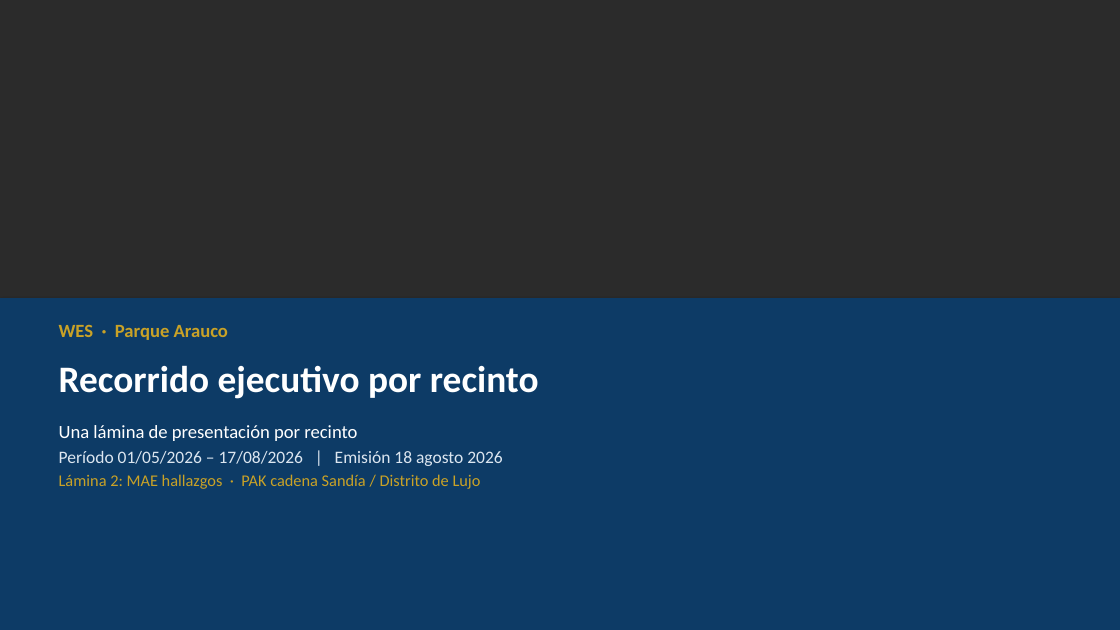
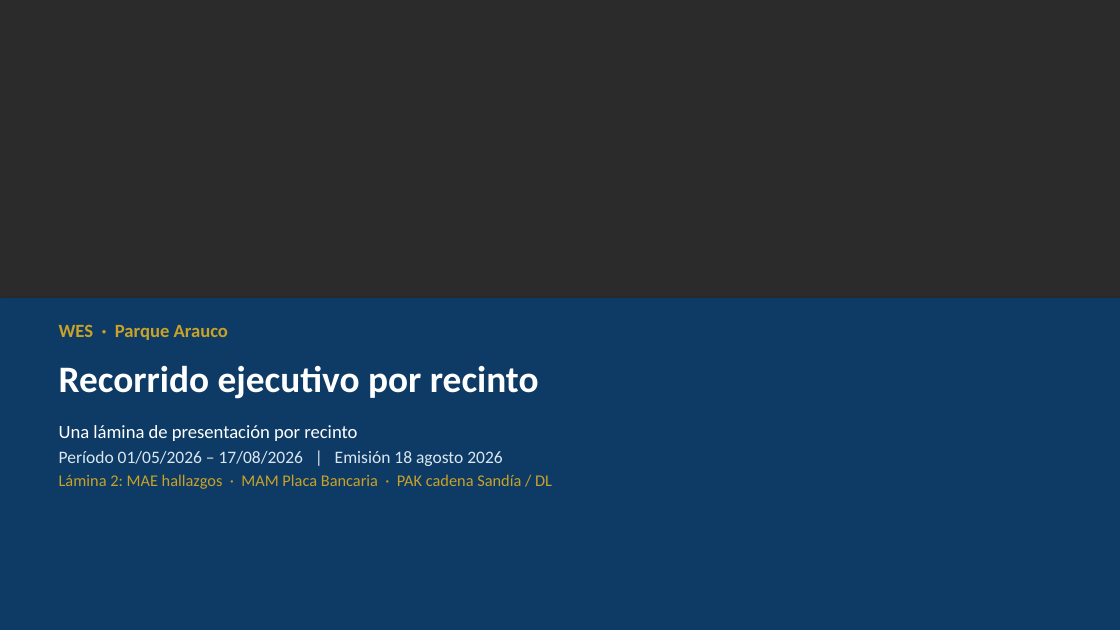
Before and after one commit to anibaloperacionesWes/wes-scripts, a slide deck: slide 1 of reports/Parque_Arauco/TMP_7MALLS/entrega_diego_anibal/Recorrido_ejecutivo_PA_MAE_20260817.pptx. Drawn at 1120x630 pixels with LibreOffice and Linux fonts; fonts in the diff are those of the drawing; background and template pictures are left out; a plain dark background stands for a picture behind light text. Boxes give left, top, right and bottom in pixels: in the first picture for what was removed or moved away, otherwise in the second. Text is boxed around its words. In the diff, an @@ line names an element or a change of style, - is before the commit and + after.

```diff
--- a/reports/Parque_Arauco/TMP_7MALLS/entrega_diego_anibal/Recorrido_ejecutivo_PA_MAE_20260817.pptx
+++ b/reports/Parque_Arauco/TMP_7MALLS/entrega_diego_anibal/Recorrido_ejecutivo_PA_MAE_20260817.pptx
@@ text at box(59, 474, 552, 489): text changed @@
-Lámina 2: MAE hallazgos · PAK cadena Sandía / Distrito de Lujo
+Lámina 2: MAE hallazgos · MAM Placa Bancaria · PAK cadena Sandía / DL
```
Also in this commit, not shown: 1 other slide changed, 1 slide added, 3 other files.
